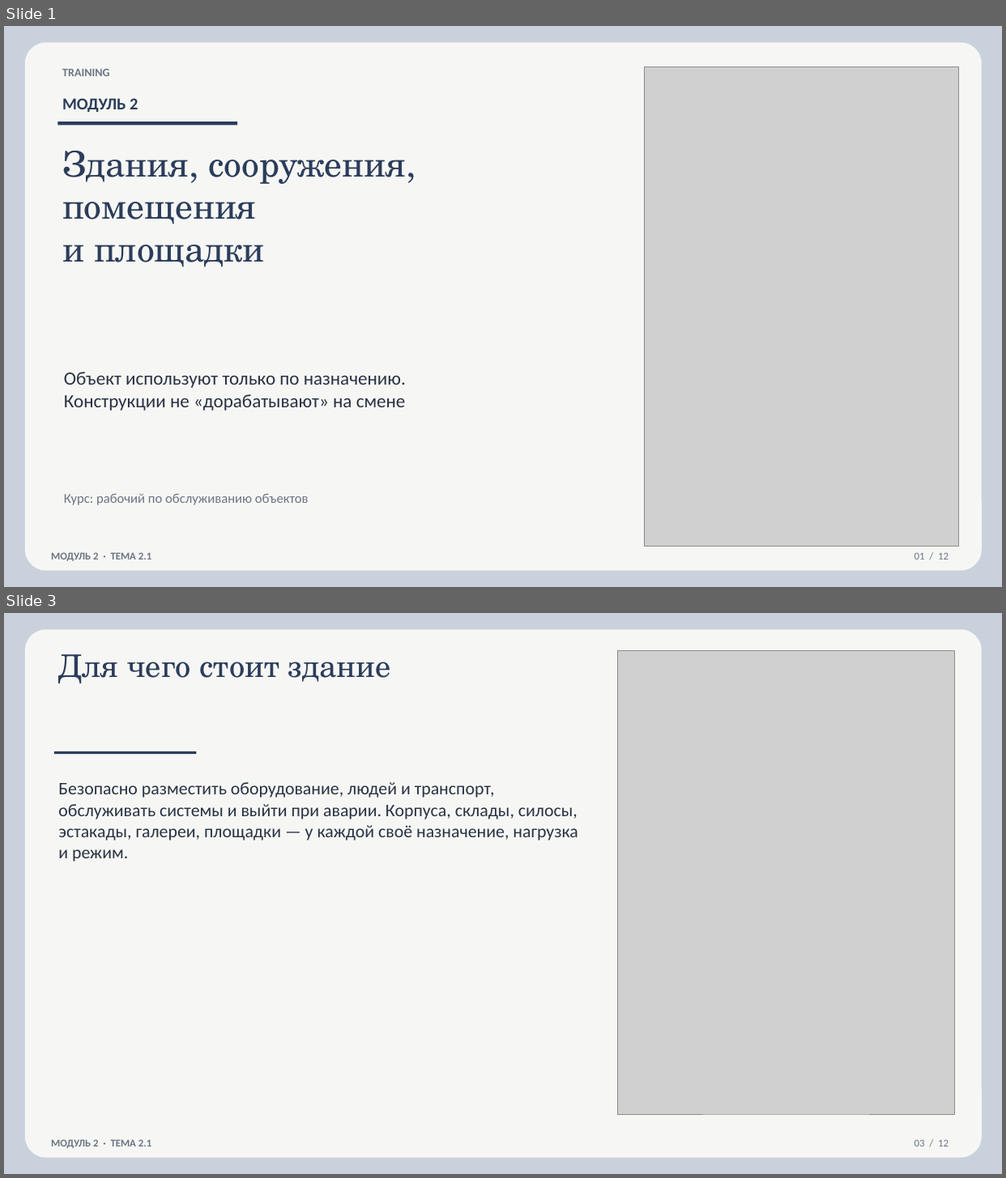
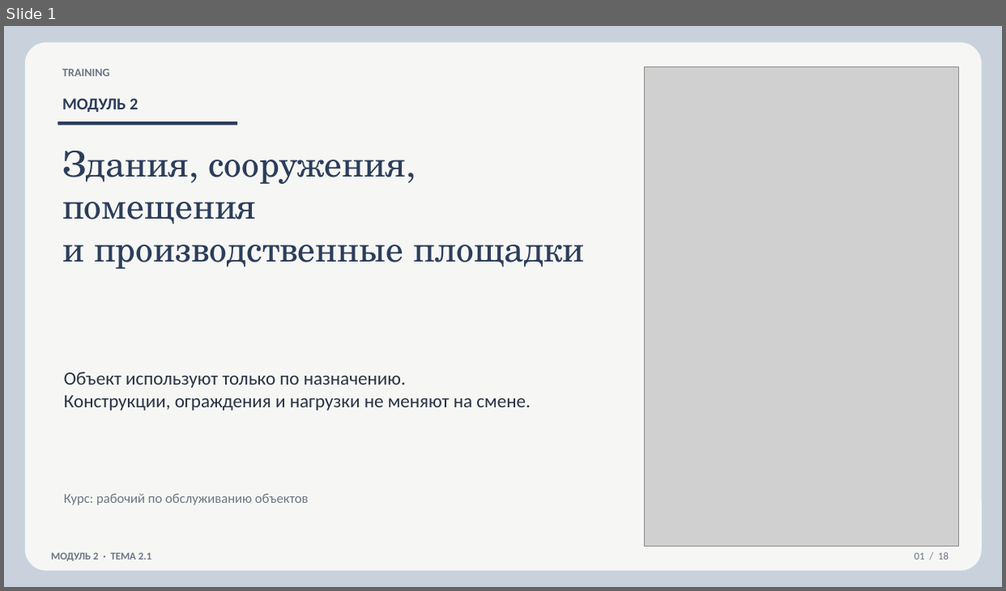
Before and after one commit to lysakalenushka-hash/-, a slide deck: 2.1_Здания_сооружения_площадки.pptx. Shown one above the other, each under a label of ours: slides 1 and 3 before the commit, slide 1 after it; the slides between them are not shown. The pictures are 1006x1178 and 1006x591 pixels, drawn with LibreOffice and Linux fonts; fonts in the diff are those of the drawing; grey boxes stand for pictures. Boxes give left, top, right and bottom in pixels: in the first picture for what was removed or moved away, otherwise in the second. Text is boxed around its words. In the diff, an @@ line names an element or a change of style, - is before the commit and + after.

```diff
--- a/2.1_Здания_сооружения_площадки.pptx
+++ b/2.1_Здания_сооружения_площадки.pptx
@@ slide 3 removed at bbox=[4, 613, 1002, 1174], background #FFFFFF @@
@@ rectangle removed at bbox=[4, 613, 1002, 1174] @@
@@ rounded rectangle removed at bbox=[25, 629, 982, 1158] @@
@@ text removed at bbox=[58, 654, 391, 683] @@
-Для чего стоит здание
@@ picture removed at bbox=[618, 650, 955, 1114] @@
@@ rectangle removed at bbox=[54, 752, 197, 755] @@
@@ text removed at bbox=[58, 782, 577, 862] @@
-Безопасно разместить оборудование, людей и транспорт, обслуживать системы и выйти при аварии. Корпуса, склады, силосы, эстакады, галереи, площадки — у каждой своё назначение, нагрузка и режим.
@@ text removed at bbox=[51, 1139, 151, 1148] @@
-МОДУЛЬ 2 · ТЕМА 2.1
@@ text removed at bbox=[914, 1140, 948, 1147] @@
-03 / 12
@@ slide 1 changed as well @@
@@ text at bbox=[62, 151, 584, 269]: text changed @@
-Здания, сооружения,
-помещения
-и площадки
+Здания, сооружения,
+помещения
+и производственные площадки
@@ text at bbox=[64, 372, 530, 411]: text changed @@
-Объект используют только по назначению.
-Конструкции не «дорабатывают» на смене
+Объект используют только по назначению.
+Конструкции, ограждения и нагрузки не меняют на смене.
@@ text at bbox=[914, 552, 948, 560]: text changed @@
-01 / 12
+01 / 18
```
Also in this commit, not shown: 4 other slides changed, 13 slides added, 6 other slides removed, 11 other files.
